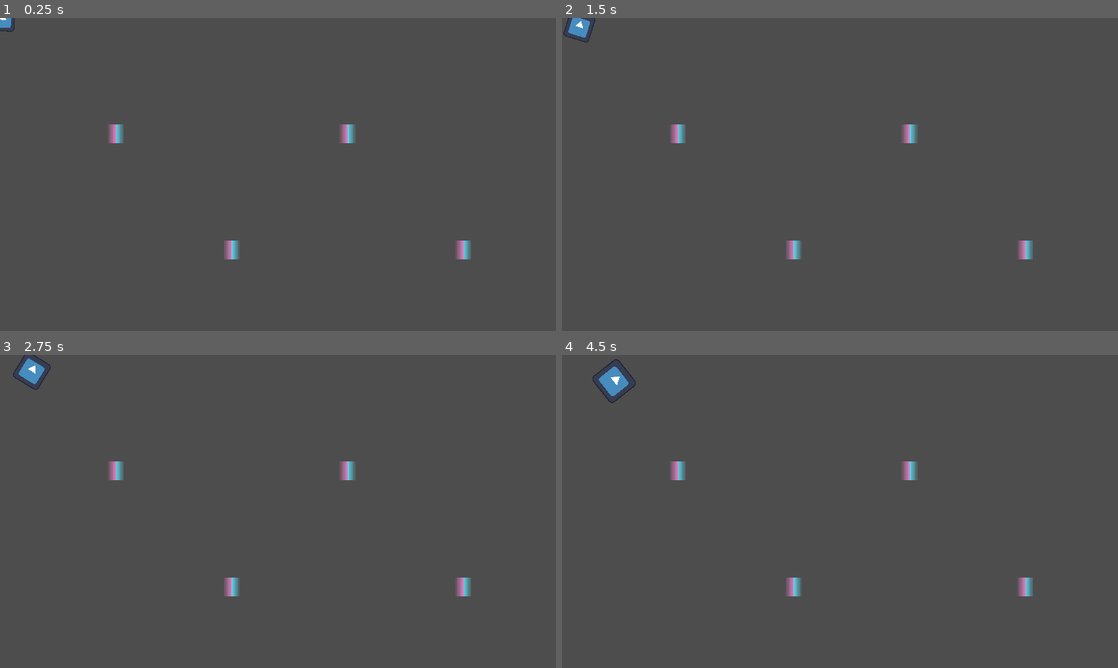
Above: before the commit, frames 1-4 (two rows, left to right).
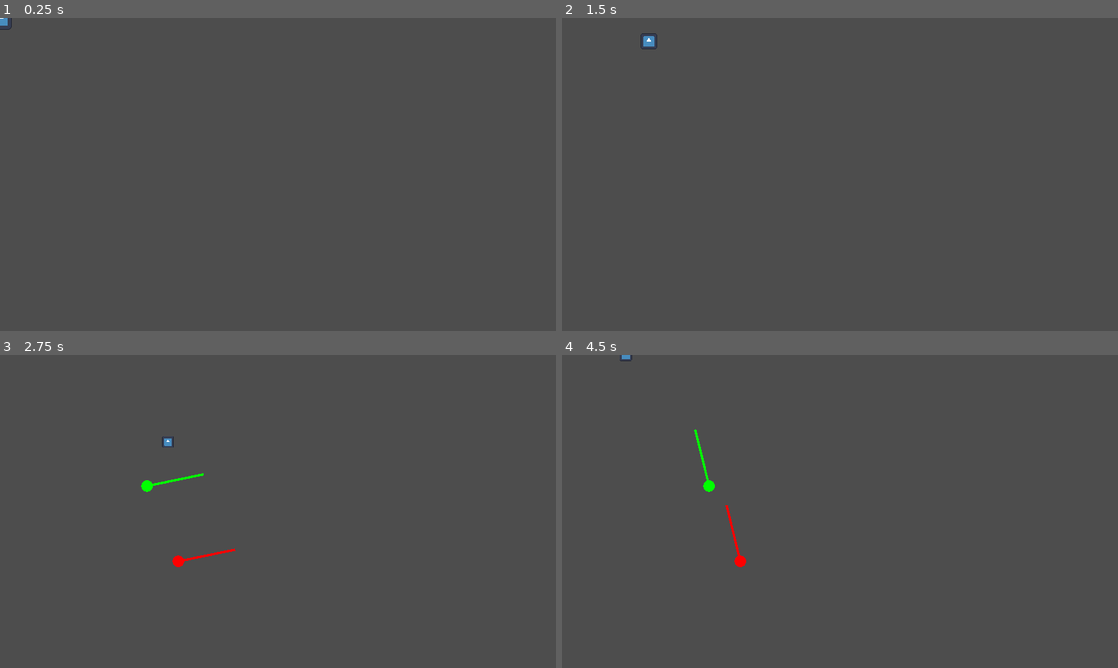
Above: after the commit, the same moments.

Repository: NFSW0/godot-portal-2d
Game: Godot game, scene res://portal_example.tscn
Two runs of this game, one before a commit and one after it. Both use one fixed random seed, a clock stepped at 60 frames per second and the inputs below. The engine's default icon, where the game draws it, is replaced by a stand-in: a white triangle on a blue panel in a dark square.
Inputs (mouse positions are in pixels of both pictures, inside the frame that each line leads up to):
- Up to frame 1 (0.25 s): no input
- Up to frame 2 (1.5 s): tap Enter at 0.5 s; move the mouse to (962, 158) at 0.52 s; hold Right (ui_right) 0.53-1.28 s; hold Mouse wheel down (scale_down, bound only after the commit) 0.53-1.28 s; tap Mouse wheel up (scale_up, bound only after the commit) at 0.8, 1.35 s; move the mouse to (728, 190) at 1.27 s; hold Down (ui_down) from 1.28 s (still down)
- Up to frame 3 (2.75 s): tap Mouse wheel down (scale_down, bound only after the commit) at 1.55 s; move the mouse to (333, 442) at 2.02 s; release Down (ui_down) at 2.03 s; hold Right (ui_right) from 2.03 s (still down); hold Mouse wheel down (scale_down, bound only after the commit) from 2.03 s (still down); tap Mouse wheel up (scale_up, bound only after the commit) at 2.3 s
- Up to frame 4 (4.5 s): move the mouse to (812, 574) at 2.77 s; release Right (ui_right) at 2.78 s; release Mouse wheel down (scale_down, bound only after the commit) at 2.78 s; hold Up (ui_up) 2.78-3.53 s; tap Mouse wheel up (scale_up, bound only after the commit) at 2.85, 3.8, 4.35 s; tap Mouse wheel down (scale_down, bound only after the commit) at 3.05 s; move the mouse to (1006, 558) at 3.52 s; hold Mouse wheel down (scale_down, bound only after the commit) 3.53-4.28 s; hold Left (ui_left) from 3.53 s (still down); move the mouse to (673, 464) at 4.27 s

The runs differ from the first frame. In frame 1, 0.7% of the frame differs, in the area x 0-85%, y 0-78%; in frame 2, 0.9%; in frame 3, 1.2%; in frame 4, 1.3%, in the area x 5-85%, y 0-78%.
Error before the commit: Parse Error: Class "_ProtalManager" hides a global script class. (res://portal/portal_manager.gd:2)

Commit message:
主要逻辑完成

Diff:
--- a/portal/portal.gd
+++ b/portal/portal.gd
@@ -2,7 +2,7 @@
 class_name Portal
 
 
-@export var targe_portal:Portal
+@export var targe_portal: Portal
 @onready var portal_manager = get_node("/root/PortalManager")  # 获取传送管理器
 
 
@@ -11,60 +11,136 @@
 
 ## 开始
 func _on_area_entered(area: Area2D) -> void:
-	if not targe_portal:
+	if not targe_portal or not is_instance_valid(area):
 		return
 	var transport_request = TransportData.new(self.get_path(), targe_portal.get_path(), area.get_path())
-	portal_manager.append_transport_request(transport_request.serialize())
+	if is_instance_valid(portal_manager):
+		portal_manager.append_transport_request(transport_request.serialize())
+
+
 func _on_body_entered(body: Node2D) -> void:
-	if not targe_portal:
+	if not targe_portal or not is_instance_valid(body):
 		return
 	var transport_request = TransportData.new(self.get_path(), targe_portal.get_path(), body.get_path())
-	portal_manager.append_transport_request(transport_request.serialize())
+	if is_instance_valid(portal_manager):
+		portal_manager.append_transport_request(transport_request.serialize())
 
 
 ## 结束
 func _on_area_exited(area: Area2D) -> void:
-	pass # Replace with function body.
+	return
+	if not targe_portal or not is_instance_valid(area):
+		return
+	var transport_request = TransportData.new(self.get_path(), targe_portal.get_path(), area.get_path())
+	if is_instance_valid(portal_manager):
+		portal_manager.end_transport_request(transport_request.serialize())
+
+
 func _on_body_exited(body: Node2D) -> void:
-	pass # Replace with function body.
+	return
+	if not targe_portal or not is_instance_valid(body):
+		return
+	var transport_request = TransportData.new(self.get_path(), targe_portal.get_path(), body.get_path())
+	if is_instance_valid(portal_manager):
+		portal_manager.end_transport_request(transport_request.serialize())
 
 
 ## 传送开始 开启Shader裁剪
-func add_task(node:Node, duplicate_node:Node):
-	teleporting_task.append({"node":node, "duplicate_node":duplicate_node})
+func add_task(node: Node, duplicate_node: Node):
+	if not is_instance_valid(node) or not is_instance_valid(duplicate_node):
+		return
+	teleporting_task.append({"node": node, "duplicate_node": duplicate_node})
 
+	var node_material = node.get("material")
+	if node_material is ShaderMaterial:
+		node_material.set_shader_parameter("cut_enabled", true)
+	var duplicate_node_material = duplicate_node.get("material")
+	if duplicate_node_material is ShaderMaterial:
+		duplicate_node_material.set_shader_parameter("cut_enabled", true)
 
 
 ## 传送结束 关闭Shader裁剪
-func erase_task(node:Node, duplicate_node:Node):
-	teleporting_task.erase({"node":node, "duplicate_node":duplicate_node})
+func erase_task(node: Node, duplicate_node: Node):
+	if not is_instance_valid(node) or not is_instance_valid(duplicate_node):
+		return
+	teleporting_task.erase({"node": node, "duplicate_node": duplicate_node})
+
+	var node_material = node.get("material")
+	if node_material is ShaderMaterial:
+		node_material.set_shader_parameter("cut_enabled", false)
+	var duplicate_node_material = duplicate_node.get("material")
+	if duplicate_node_material is ShaderMaterial:
+		duplicate_node_material.set_shader_parameter("cut_enabled", false)
+
+
+## 调试绘制传送门的位置和法线
+func _draw() -> void:
+	for task in teleporting_task:
+		var node = task.get("node")
+		var duplicate_node = task.get("duplicate_node")
+		if not is_instance_valid(node) or not is_instance_valid(duplicate_node) or not is_instance_valid(targe_portal):
+			continue
+
+		# 绘制当前传送门的位置
+		draw_circle(global_position, 5, Color(1, 0, 0))  # 红色表示起点
+		var normal = (node.global_position - global_position).normalized()
+		draw_line(global_position, global_position + normal * 50, Color(1, 0, 0), 2)  # 红色箭头表示法线
+		# 绘制目标传送门的位置
+		if is_instance_valid(targe_portal):
+			draw_circle(targe_portal.global_position, 5, Color(0, 1, 0))  # 绿色表示目标
+			# 绘制法线箭头
+			var normal2 = (duplicate_node.global_position - targe_portal.global_position).normalized()
+			draw_line(targe_portal.global_position, targe_portal.global_position + normal2 * 50, Color(0, 1, 0), 2)  # 绿色箭头表示法线
 
 
 
 ## 传送处理
-func _process(delta: float) -> void:
-	# 遍历所有传送中的节点
+func _process(_delta: float) -> void:
+	queue_redraw()
 	for task in teleporting_task:
-		var node = task["node"]
-		var duplicate_node = task["duplicate_node"]
-		if not is_instance_valid(node) or not is_instance_valid(duplicate_node) or not targe_portal:  # 确保节点和目标传送门有效
+		var node = task.get("node")
+		var duplicate_node = task.get("duplicate_node")
+		if not is_instance_valid(node) or not is_instance_valid(duplicate_node) or not is_instance_valid(targe_portal):
 			continue
 
 		_update_material(node, duplicate_node)
-
-		_sync_transform(node, duplicate_node)
+		_sync_transform(node, self, duplicate_node, targe_portal)
 
 
 ## 更新材质 用于更新裁剪
 func _update_material(node, duplicate_node):
+	if not is_instance_valid(node) or not is_instance_valid(duplicate_node):
+		return
+
 	var node_material = node.get("material")
+	if node_material is ShaderMaterial:
+		node_material.set_shader_parameter("cut_line_position", global_position)
+		node_material.set_shader_parameter("cut_line_normal", node.global_position - global_position)
+
+	var duplicate_node_material = duplicate_node.get("material")
+	if duplicate_node_material is ShaderMaterial:
+		duplicate_node_material.set_shader_parameter("cut_line_position", targe_portal.global_position)
+		duplicate_node_material.set_shader_parameter("cut_line_normal", targe_portal.global_position - duplicate_node.global_position)
 
 
-## 同步变换
-func _sync_transform(node, duplicate_node):
-	pass
+## 把 A 相对 B 的变换 同步到 C 相对 D 的变换
+func _sync_transform(a: Node2D, b: Node2D, c: Node2D, d: Node2D) -> void:
+	if not is_instance_valid(a) or not is_instance_valid(b) or not is_instance_valid(c) or not is_instance_valid(d):
+		return
+
+	var global_transform_a = a.global_transform
+	var global_transform_b = b.global_transform
+	var relative_transform = global_transform_b.affine_inverse() * global_transform_a
+	var global_transform_d = d.global_transform
+	var target_global_transform = global_transform_d * relative_transform
+	c.global_transform = target_global_transform
 
 
-## 交换
-func _interchange(node, duplicate_node):
-	pass
+## 交换物体 A 和物体 B 的全局变换
+func _swap_transforms(a: Node2D, b: Node2D) -> void:
+	if not is_instance_valid(a) or not is_instance_valid(b):
+		return
+
+	var temp_transform = a.global_transform
+	a.global_transform = b.global_transform
+	b.global_transform = temp_transform
--- a/portal/portal.tscn
+++ b/portal/portal.tscn
@@ -14,7 +14,14 @@
 shape = SubResource("CircleShape2D_f6aqv")
 
 [node name="Portal1" type="Sprite2D" parent="."]
+visible = false
 texture = ExtResource("1_k2ur4")
 
 [node name="Portal2" type="Sprite2D" parent="."]
+visible = false
 texture = ExtResource("2_cl2o4")
+
+[connection signal="area_entered" from="." to="." method="_on_area_entered"]
+[connection signal="area_exited" from="." to="." method="_on_area_exited"]
+[connection signal="body_entered" from="." to="." method="_on_body_entered"]
+[connection signal="body_exited" from="." to="." method="_on_body_exited"]
--- a/portal/portal_manager.gd
+++ b/portal/portal_manager.gd
@@ -1,24 +1,69 @@
 extends Node
-class_name _ProtalManager
+class_name _PortalManager
 
 
 var request_list:Array[TransportData] = []
 var process_limit = 100 # 进程限制
 
 
-## 添加传送请求
-func append_transport_request(data:Dictionary):
+var _transport_tasks:Array[TransportingData] = [] # 进行中的传送，用于判断重复的传送请求
+
+
+## 请求-添加传送
+func append_transport_request(data: Dictionary):
 	var new_request = TransportData.instantiate(data)
 	if new_request == null:
 		return
-	# 剔除重复数据
+
+	# 剔除重复数据（在请求列表中检测）
 	var length = min(request_list.size(), process_limit)
 	var slice_list = request_list.slice(-length)
-	for hitdata: TransportData in slice_list:
-		if Tool.are_arrays_equal(hitdata.to_array(), new_request.to_array()):
+	for transport_data: TransportData in slice_list:
+		if Tool.are_arrays_equal(transport_data.to_array(), new_request.to_array()):
 			return
+
+	# 检测 `_transport_tasks` 中是否已存在相同的任务
+	for transporting_data: TransportingData in _transport_tasks:
+		var portal_array1 = [transporting_data.portal1, transporting_data.portal2]
+		var portal_array2 = [new_request.portal1, new_request.portal2]
+		if Tool.are_arrays_equal(portal_array1, portal_array2) and transporting_data.targets.has(new_request.target):
+			return
+
 	# 添加待处理事件
 	request_list.push_back(new_request)
+
+
+
+
+## 请求-结束传送
+func end_transport_request(data: Dictionary):
+	var new_request = TransportData.instantiate(data)
+	if new_request == null:
+		return
+
+	# 使用倒序索引遍历数组
+	for i in range(_transport_tasks.size() - 1, -1, -1):
+		var transporting_data: TransportingData = _transport_tasks[i]
+
+		# 比较传送门数组
+		var portal_array1 = [transporting_data.portal1, transporting_data.portal2]
+		var portal_array2 = [new_request.portal1, new_request.portal2]
+		if Tool.are_arrays_equal(portal_array1, portal_array2) and transporting_data.targets.has(new_request.target):
+			# 获取节点
+			var node = get_node_or_null(transporting_data.targets[0])
+			var duplicate_node = get_node_or_null(transporting_data.targets[1])
+			var portal = get_node_or_null(transporting_data.portal1)
+
+			# 检查节点有效性
+			if not node or not duplicate_node or not portal:
+				return
+
+			# 调用传送结束方法
+			portal.erase_task(node, duplicate_node)
+
+			# 从数组中移除目标
+			_transport_tasks.remove_at(i)
+			break
 
 
 ## 清理缓存
@@ -26,9 +71,24 @@
 	request_list.clear()
 
 
+## 结算传送
 func _physics_process(_delta: float) -> void:
-	pass
+	var events_to_process = min(request_list.size(), process_limit)
+	for i in range(events_to_process):
+		var transport_data: TransportData = request_list.pop_front()
+		_handle_transport(transport_data.portal1, transport_data.portal2, transport_data.target)
 
 
-func _handle_hit(node1:Node, node2:Node, normal:Vector2):
-	pass
+## 处理传送(生成复制体，分配传送门，记录传送中数据)
+func _handle_transport(portal1, portal2, target):
+	var node_portal1 = get_node_or_null(portal1)
+	var node_portal2 = get_node_or_null(portal2)
+	var node_target = get_node_or_null(target)
+	if not node_portal1 or not node_portal2 or not node_target:
+		return
+	var node_target_duplicate = node_target.duplicate()
+	node_target_duplicate.name = node_target.name + "_duplicate"
+	node_target_duplicate.material = (node_target_duplicate.material as ShaderMaterial).duplicate()
+	node_target.get_parent().add_child(node_target_duplicate)
+	_transport_tasks.append(TransportingData.new(portal1, portal2, [target, node_target_duplicate.get_path()]))
+	node_portal1.add_task(node_target, node_target_duplicate)
--- /dev/null
+++ b/portal/transporting_data.gd
@@ -0,0 +1,39 @@
+extends Resource
+class_name TransportingData
+
+
+var portal1:NodePath
+var portal2:NodePath
+var targets:Array[NodePath] # 包含一个传送目标[0]及其克隆体[1]，用于判断【已有的】传送请求
+
+
+func _init(_portal1:NodePath, _portal2:NodePath, _targets:Array[NodePath]) -> void:
+	portal1 = _portal1
+	portal2 = _portal2
+	targets = _targets
+
+
+## 数组化 可用于判断重复数据
+func to_array() -> Array:
+	return [portal1, portal2] + targets
+
+
+## 序列化方法
+func serialize() -> Dictionary:
+	return {
+		"portal1": portal1,
+		"portal2": portal2,
+		"targets": targets
+	}
+
+
+## 实例化方法
+static func instantiate(data:Dictionary = {}) -> TransportingData:
+	if not data or !data.has("portal1") or !data.has("portal2"):
+		return null
+	var _portal1 = data.get("portal1", null)
+	var _portal2 = data.get("portal2", null)
+	var _targets = data.get("targets", [])
+	if _portal1 == null or _portal2 == null or !(_targets is Array):
+		return null
+	return TransportingData.new(_portal1, _portal2, _targets)
--- a/portal_example.gd
+++ b/portal_example.gd
@@ -2,24 +2,38 @@
 
 @onready var simple_entity: CharacterBody2D = $SimpleEntity
 
-# 定义每帧的相对变化量
-var velocity = Vector2(10, 5)       # 位置变化量
-var angular_velocity = 0.2         # 旋转变化量
-var scale_velocity = 0.1           # 缩放变化量
-var scale_direction = Vector2(1, 1)  # 缩放变化方向
+# 定义每帧的变化速度
+var move_speed = 100       # 移动速度
+var rotate_speed = 1.0     # 旋转速度（弧度/秒）
+var scale_speed = 0.5      # 缩放速度
 
 func _process(delta: float) -> void:
-	# 相对改变位置
-	simple_entity.position += velocity * delta
+	# 处理位置控制
+	var move_direction = Vector2.ZERO
+	if Input.is_action_pressed("ui_up"):
+		move_direction.y -= 1
+	if Input.is_action_pressed("ui_down"):
+		move_direction.y += 1
+	if Input.is_action_pressed("ui_left"):
+		move_direction.x -= 1
+	if Input.is_action_pressed("ui_right"):
+		move_direction.x += 1
 
-	# 相对改变旋转
-	simple_entity.rotation += angular_velocity * delta
+	# 更新位置
+	simple_entity.position += move_direction.normalized() * move_speed * delta
 
-	# 相对改变缩放
-	simple_entity.scale += scale_velocity * scale_direction * delta
+	# 处理旋转控制
+	if Input.is_action_pressed("rotate_left"):
+		simple_entity.rotation -= rotate_speed * delta
+	if Input.is_action_pressed("rotate_right"):
+		simple_entity.rotation += rotate_speed * delta
 
-	# 在缩放变换中，不对任何外力施加限制，仅在超出范围时自动反向循环
-	if simple_entity.scale.x > 1.5 or simple_entity.scale.x < 0.5:
-		scale_direction.x *= -1
-	if simple_entity.scale.y > 1.5 or simple_entity.scale.y < 0.5:
-		scale_direction.y *= -1
+	# 处理缩放控制
+	if Input.is_action_pressed("scale_up"):
+		simple_entity.scale += Vector2.ONE * scale_speed * delta
+	if Input.is_action_pressed("scale_down"):
+		simple_entity.scale -= Vector2.ONE * scale_speed * delta
+
+	# 限制缩放范围
+	simple_entity.scale.x = clamp(simple_entity.scale.x, 0.5, 1.5)
+	simple_entity.scale.y = clamp(simple_entity.scale.y, 0.5, 1.5)
--- a/portal_example.tscn
+++ b/portal_example.tscn
@@ -28,17 +28,9 @@
 shape = SubResource("CircleShape2D_j8maj")
 
 [node name="Portal" parent="." node_paths=PackedStringArray("targe_portal") instance=ExtResource("5_xncj1")]
-position = Vector2(100, 100)
-targe_portal = NodePath("../Portal4")
+position = Vector2(50, 24)
+targe_portal = NodePath("../Portal2")
 
-[node name="Portal3" parent="." node_paths=PackedStringArray("targe_portal") instance=ExtResource("5_xncj1")]
-position = Vector2(200, 200)
-targe_portal = NodePath("../Portal4")
-
-[node name="Portal4" parent="." node_paths=PackedStringArray("targe_portal") instance=ExtResource("5_xncj1")]
-position = Vector2(300, 100)
+[node name="Portal2" parent="." node_paths=PackedStringArray("targe_portal") instance=ExtResource("5_xncj1")]
+position = Vector2(77, 89)
 targe_portal = NodePath("../Portal")
-
-[node name="Portal5" parent="." node_paths=PackedStringArray("targe_portal") instance=ExtResource("5_xncj1")]
-position = Vector2(400, 200)
-targe_portal = NodePath("../Portal")
--- a/project.godot
+++ b/project.godot
@@ -27,6 +27,29 @@
 window/size/window_height_override=648
 window/stretch/mode="canvas_items"
 
+[input]
+
+rotate_left={
+"deadzone": 0.5,
+"events": [Object(InputEventKey,"resource_local_to_scene":false,"resource_name":"","device":-1,"window_id":0,"alt_pressed":false,"shift_pressed":false,"ctrl_pressed":false,"meta_pressed":false,"pressed":false,"keycode":0,"physical_keycode":44,"key_label":0,"unicode":65292,"location":0,"echo":false,"script":null)
+]
+}
+rotate_right={
+"deadzone": 0.5,
+"events": [Object(InputEventKey,"resource_local_to_scene":false,"resource_name":"","device":-1,"window_id":0,"alt_pressed":false,"shift_pressed":false,"ctrl_pressed":false,"meta_pressed":false,"pressed":false,"keycode":0,"physical_keycode":46,"key_label":0,"unicode":12290,"location":0,"echo":false,"script":null)
+]
+}
+scale_up={
+"deadzone": 0.5,
+"events": [Object(InputEventMouseButton,"resource_local_to_scene":false,"resource_name":"","device":-1,"window_id":0,"alt_pressed":false,"shift_pressed":false,"ctrl_pressed":false,"meta_pressed":false,"button_mask":8,"position":Vector2(293, 31),"global_position":Vector2(312, 122),"factor":0.0300018,"button_index":4,"canceled":false,"pressed":true,"double_click":false,"script":null)
+]
+}
+scale_down={
+"deadzone": 0.5,
+"events": [Object(InputEventMouseButton,"resource_local_to_scene":false,"resource_name":"","device":-1,"window_id":0,"alt_pressed":false,"shift_pressed":false,"ctrl_pressed":false,"meta_pressed":false,"button_mask":16,"position":Vector2(581, 51),"global_position":Vector2(600, 142),"factor":0.0300018,"button_index":5,"canceled":false,"pressed":true,"double_click":false,"script":null)
+]
+}
+
 [rendering]
 
 textures/canvas_textures/default_texture_filter=0
--- a/tool.gd
+++ b/tool.gd
@@ -8,12 +8,13 @@
 	if array1.size() != array2.size():
 		return false
 
-	# 复制两个数组并进行排序
-	var sorted_array1 = array1.duplicate()
-	var sorted_array2 = array2.duplicate()
+	# 将 NodePath 转换为字符串，确保可比较性
+	var sorted_array1 = array1.map(func(element): return element if typeof(element) != TYPE_NODE_PATH else String(element)).duplicate()
+	var sorted_array2 = array2.map(func(element): return element if typeof(element) != TYPE_NODE_PATH else String(element)).duplicate()
 
-	sorted_array1.sort()  # 对第一个数组进行排序
-	sorted_array2.sort()  # 对第二个数组进行排序
+	# 对两个数组进行排序
+	sorted_array1.sort()
+	sorted_array2.sort()
 
 	# 比较两个排序后的数组是否相同
 	return sorted_array1 == sorted_array2
